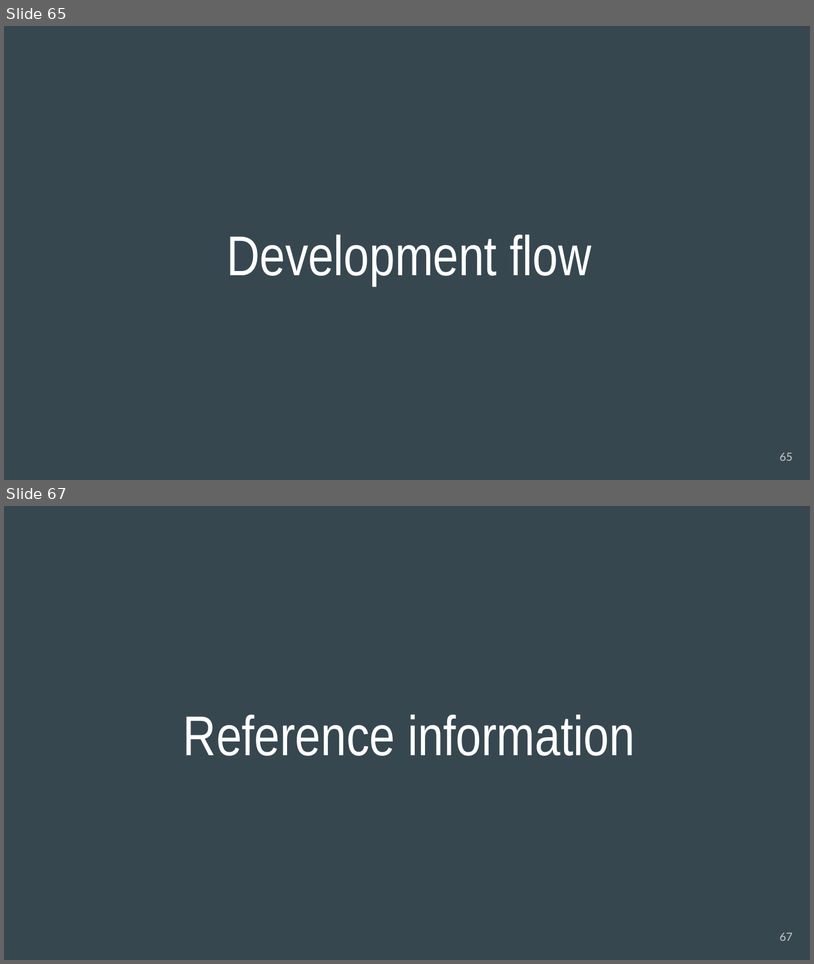
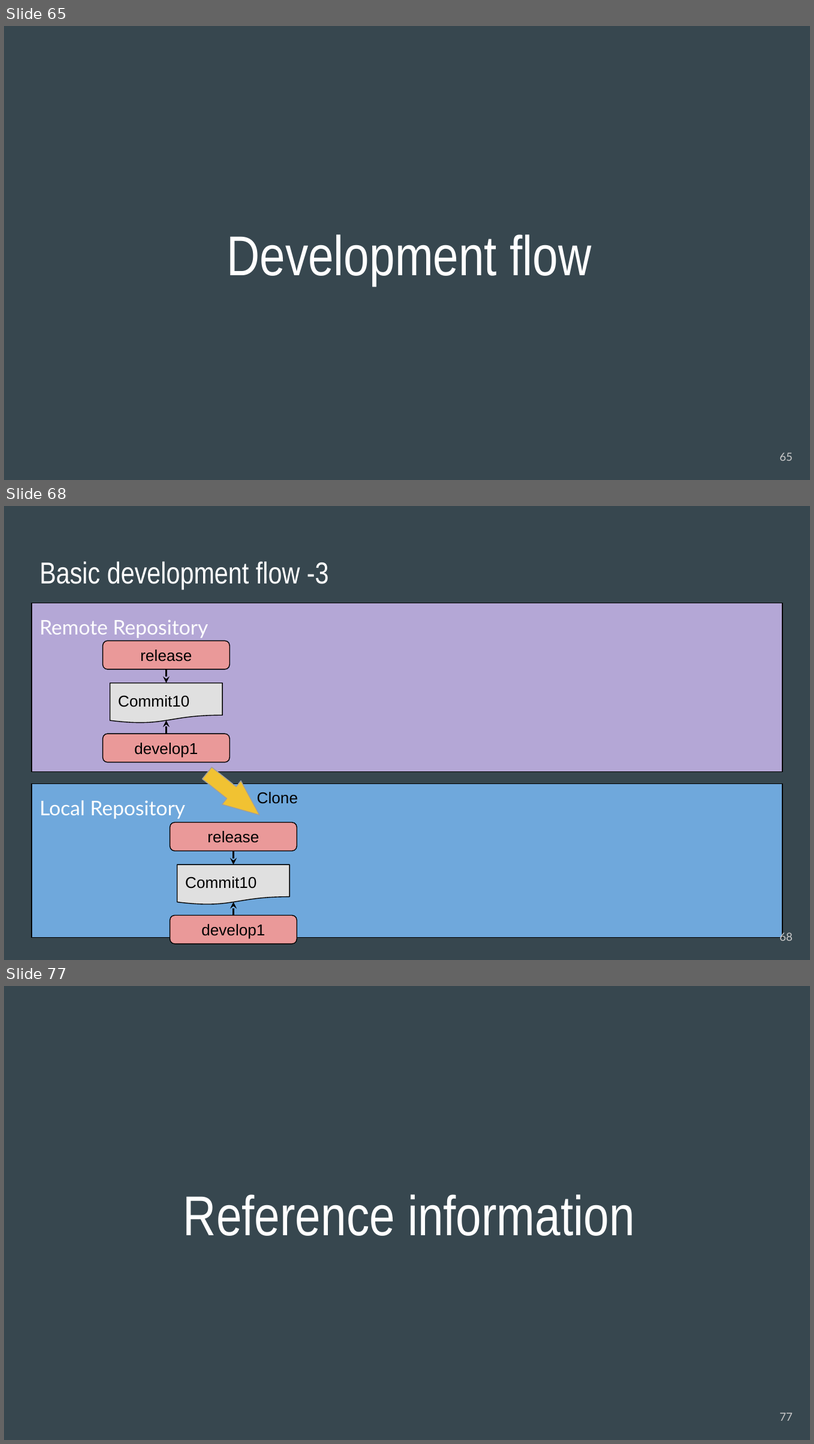
Before and after one commit to acchi17/StudyGit, a slide deck: GitStudySession.pptx. Shown one above the other, each under a label of ours: slides 65 and 67 before the commit, slides 65, 68 and 77 after it; the slides between them are not shown. The pictures are 814x964 and 814x1444 pixels, drawn with LibreOffice and Linux fonts; fonts in the diff are those of the drawing. Boxes give left, top, right and bottom in pixels: in the first picture for what was removed or moved away, otherwise in the second. Text is boxed around its words. In the diff, an @@ line names an element or a change of style, - is before the commit and + after.

```diff
--- a/GitStudySession.pptx
+++ b/GitStudySession.pptx
@@ slide 68 added at (4,506,810,960), background #37474F @@
@@ title added at (39,561,329,589), 27 pt, text #FFFFFF @@
+Basic development flow -3
@@ text added at (32,603,783,771), fill #B4A7D6, outline #000000 0.75 pt, 18 pt, text #FFFFFF @@
+Remote Repository
@@ rounded rectangle added at (103,640,230,669), fill #EA9999, outline #000000 0.75 pt, 14 pt, text #000000 @@
+release
@@ flow chart document added at (110,682,222,723), fill #E0E0E0, outline #000000 0.75 pt, 14 pt, text #000000 @@
+Commit10
@@ arrow added from (166, 669) to (166, 682), #000000 1.5 pt @@
@@ arrow added from (166, 733) to (166, 721), #000000 1.5 pt @@
@@ rounded rectangle added at (103,733,230,762), fill #EA9999, outline #000000 0.75 pt, 14 pt, text #000000 @@
+develop1
@@ right arrow added at (198,761,269,827), fill #F1C232, outline #9E9E9E 0.75 pt @@
@@ text added at (32,783,783,937), fill #6FA8DC, outline #000000 0.75 pt, 18 pt, text #FFFFFF @@
+Local Repository
@@ text added at (257,792,298,804), 14 pt, text #000000 @@
+Clone
@@ rounded rectangle added at (170,822,297,850), fill #EA9999, outline #000000 0.75 pt, 14 pt, text #000000 @@
+release
@@ flow chart document added at (177,864,290,904), fill #E0E0E0, outline #000000 0.75 pt, 14 pt, text #000000 @@
+Commit10
@@ arrow added from (234, 850) to (234, 864), #000000 1.5 pt @@
@@ rounded rectangle added at (170,915,297,943), fill #EA9999, outline #000000 0.75 pt, 14 pt, text #000000 @@
+develop1
@@ arrow added from (234, 915) to (234, 902), #000000 1.5 pt @@
@@ page number added at (780,931,793,940), 10 pt, text #CACACA @@
+68
@@ what was slide 67 is now slide 77 @@
@@ page number at (780,1412,793,1420): text changed @@
-67
+77
```
Also in this commit, not shown: 3 slides changed, 9 other slides added.
